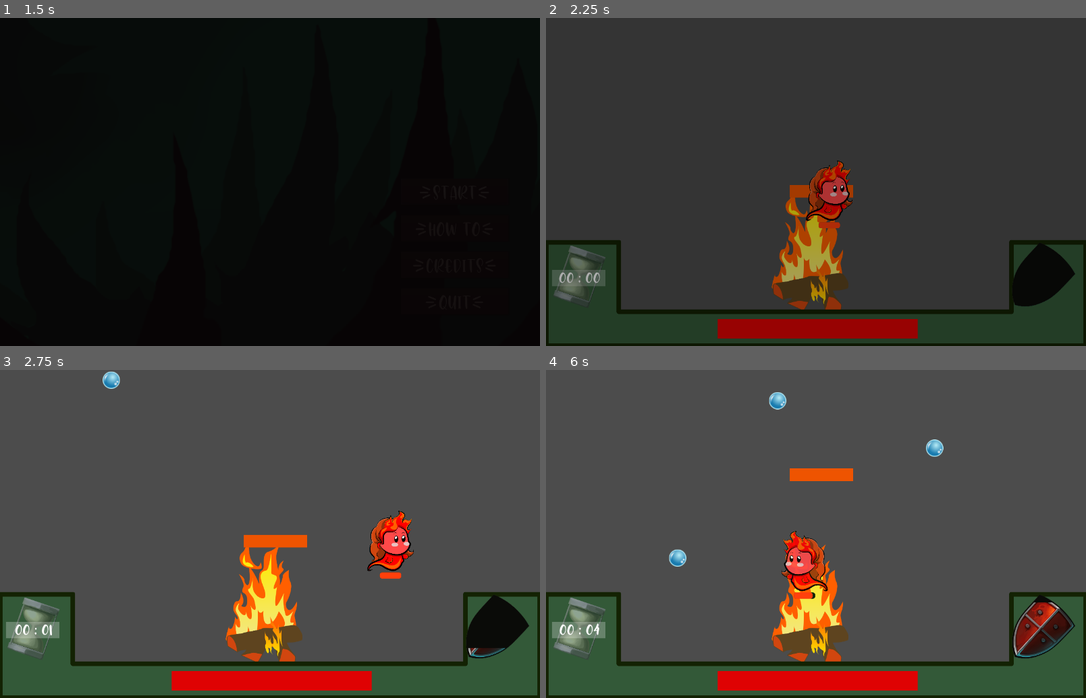
Above: before the commit, frames 1-4 (two rows, left to right).
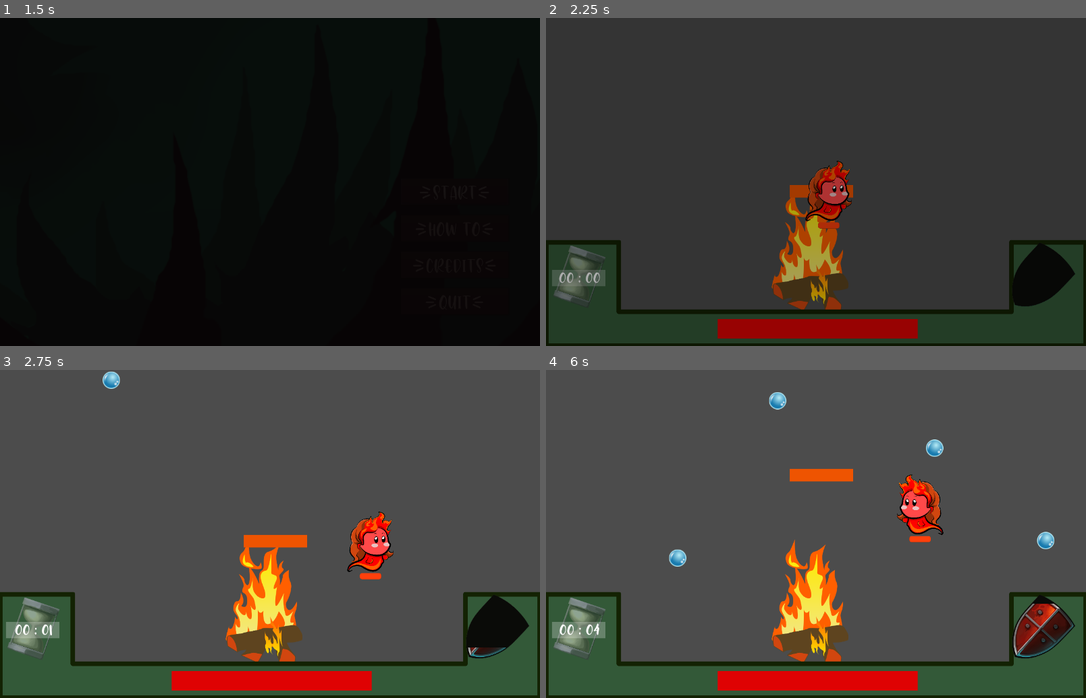
Above: after the commit, the same moments.

Repository: xenoexplorator/ludum46
Game: Godot game, scene res://UI/Menu/MainMenu.tscn
The game is run twice, just before and just after one commit, with the same random seed, the same clock (stepped at 60 frames per second) and the same inputs.
Inputs:
- Up to frame 1 (1.5 s): click "{Start}" at 0.5 s; click "{Start}" at 1.25 s
- Up to frame 2 (2.25 s): hold D (move_right) from 2.03 s (still down); tap Space (spawn_barrier) at 2.1 s
- Up to frame 3 (2.75 s): keep holding D (move_right)
- Up to frame 4 (6 s): release D (move_right) at 2.78 s; hold S (move_down) 2.78-3.53 s; tap Space (spawn_barrier) every 0.75 s from 2.85 to 5.85 s; hold D (move_right) 3.53-4.28 s; hold W (move_up) 4.28-5.03 s; hold A (move_left) from 5.03 s (still down)

Frame 1 is identical in both runs. In frame 2, 0.3% of the frame differs, in the area x 48-57%, y 43-65%; in frame 3, 1.8%; in frame 4, 2.5%, in the area x 43-95%, y 29-72%.

Commit message:
refacs variés

Diff:
--- a/Campfire/HeatMonitoring.gd
+++ b/Campfire/HeatMonitoring.gd
@@ -1,6 +1,7 @@
 extends HBoxContainer
 
 signal max_changed(max_heat)
+signal fire_extinguished
 
 var max_heat = 100
 var current_heat = 0
@@ -11,3 +12,5 @@
 
 func _on_Interface_heat_updated(new_heat):
 	$HeatBar.value = new_heat
+	if $HeatBar.value == 0:
+		emit_signal("fire_extinguished")
--- a/Level/Level.gd
+++ b/Level/Level.gd
@@ -1,5 +1,11 @@
 extends Node2D
+
+const MainMenu = "res://UI/Menu/MainMenu.tscn"
 
 func _ready() -> void:
 	randomize()
 	get_tree().call_group("hud", "start")
+
+
+func _on_HeatMonitoring_fire_extinguished():
+	SceneTransitioner.transition_with_path(MainMenu)
--- a/Level/Level.tscn
+++ b/Level/Level.tscn
@@ -36,6 +36,9 @@
 margin_right = 407.136
 margin_bottom = 716.189
 
+[node name="HeatBar" parent="Interface/HeatMonitoring" index="0"]
+margin_bottom = 46.0
+
 [node name="Updraft" type="Area2D" parent="."]
 position = Vector2( 625, 350 )
 space_override = 1
@@ -45,5 +48,10 @@
 shape = SubResource( 1 )
 [connection signal="heat_changed" from="Campfire/Heat" to="Interface" method="_on_Heat_heat_changed"]
 [connection signal="barrier_created" from="Player" to="BarrierSpawner" method="spawn"]
+[connection signal="fire_extinguished" from="Interface/HeatMonitoring" to="." method="_on_HeatMonitoring_fire_extinguished"]
 
 [editable path="Campfire"]
+
+[editable path="Interface"]
+
+[editable path="Interface/HeatMonitoring"]
--- a/Player/Player.tscn
+++ b/Player/Player.tscn
@@ -58,6 +58,7 @@
 gravity_scale = 0.3
 contacts_reported = 1
 contact_monitor = true
+linear_damp = 1.0
 script = ExtResource( 2 )
 MovementSpeed = 20
 UpdraftMultiplier = 2.0
--- a/UI/SceneTransitioner.gd
+++ b/UI/SceneTransitioner.gd
@@ -6,6 +6,11 @@
 func transition_to_scene(scene : PackedScene):
 	if not transitioning:
 		currentTransition = Scene_Transition.new(scene)
+		commit_transition()
+
+func transition_with_path(path : String):
+	if not transitioning:
+		currentTransition = PathSceneTransition.new(path)
 		commit_transition()
 
 func transition_to_quit():
--- /dev/null
+++ b/UI/transitioners/path_scene_transition.gd
@@ -0,0 +1,12 @@
+extends Transition
+
+class_name PathSceneTransition
+
+var path : String
+
+func _init(go_to_scene : String):
+	path = go_to_scene
+
+
+func transition():
+	get_tree().change_scene(path)
--- a/project.godot
+++ b/project.godot
@@ -13,6 +13,11 @@
 "class": "Exit_Transition",
 "language": "GDScript",
 "path": "res://UI/transitioners/exit_transition.gd"
+}, {
+"base": "Transition",
+"class": "PathSceneTransition",
+"language": "GDScript",
+"path": "res://UI/transitioners/path_scene_transition.gd"
 }, {
 "base": "RigidBody2D",
 "class": "Player",
@@ -41,6 +46,7 @@
 } ]
 _global_script_class_icons={
 "Exit_Transition": "",
+"PathSceneTransition": "",
 "Player": "",
 "RainDrop": "",
 "Scene_Transition": "",
